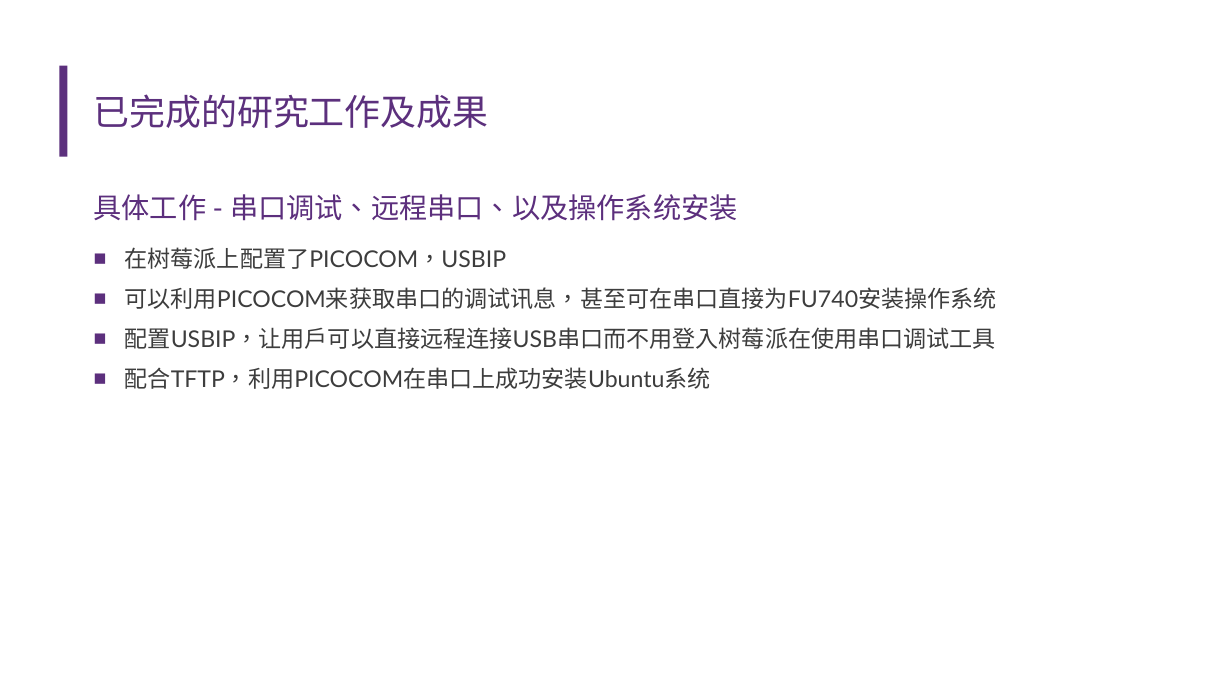
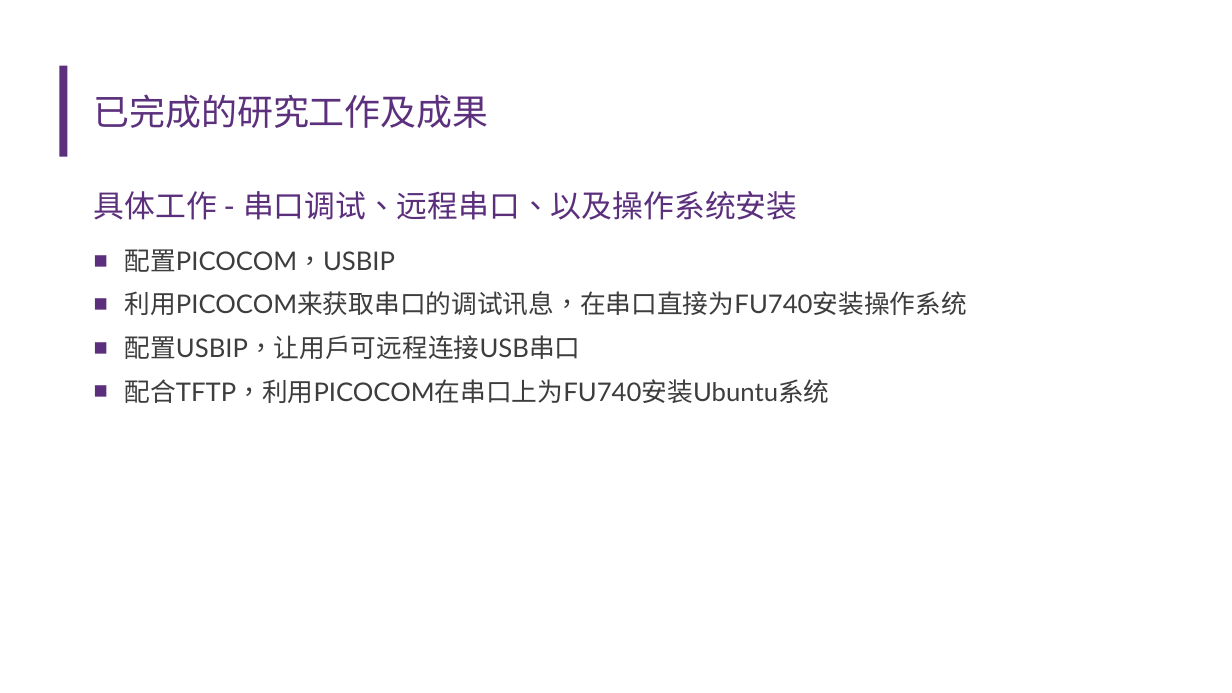
Before and after one commit to nubbi3/graduation-projects, a slide deck: slide 11 of PPT/6號中期答辯(更新版).pptx (slide 8 before the commit). Drawn at 1232x693 pixels with LibreOffice and Linux fonts; fonts in the diff are those of the drawing. Boxes give left, top, right and bottom in pixels: in the first picture for what was removed or moved away, otherwise in the second. Text is boxed around its words. In the diff, an @@ line names an element or a change of style, - is before the commit and + after.

```diff
--- a/PPT/6號中期答辯(更新版).pptx
+++ b/PPT/6號中期答辯(更新版).pptx
@@ text "具体工作 - 串口调试、远程串口、以及操作系统安装" at (94, 191, 797, 220): size 22 to 24 pt @@
@@ text at (125, 249, 967, 403): text changed; size 18 to 20 pt @@
-■ 在树莓派上配置了PICOCOM，USBIP
-■ 可以利用PICOCOM来获取串口的调试讯息，甚至可在串口直接为FU740安装操作系统
-■ 配置USBIP，让用户可以直接远程连接USB串口而不用登入树莓派在使用串口调试工具
-■ 配合TFTP，利用PICOCOM在串口上成功安装Ubuntu系统
+■ 配置PICOCOM，USBIP
+■ 利用PICOCOM来获取串口的调试讯息，在串口直接为FU740安装操作系统
+■ 配置USBIP，让用户可远程连接USB串口
+■ 配合TFTP，利用PICOCOM在串口上为FU740安装Ubuntu系统
```
Also in this commit, not shown: 9 other slides changed, 2 slides added, 10 other files.
